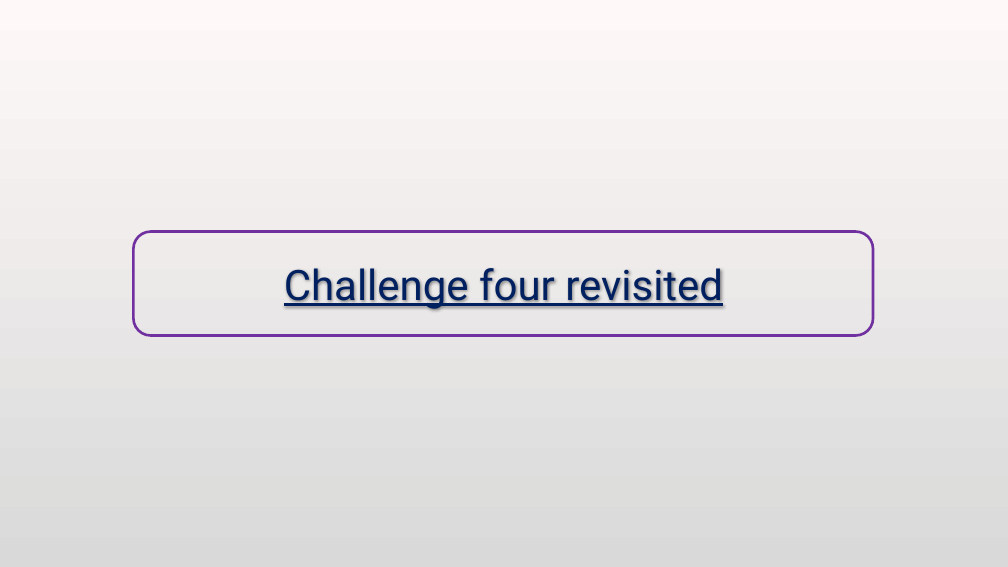
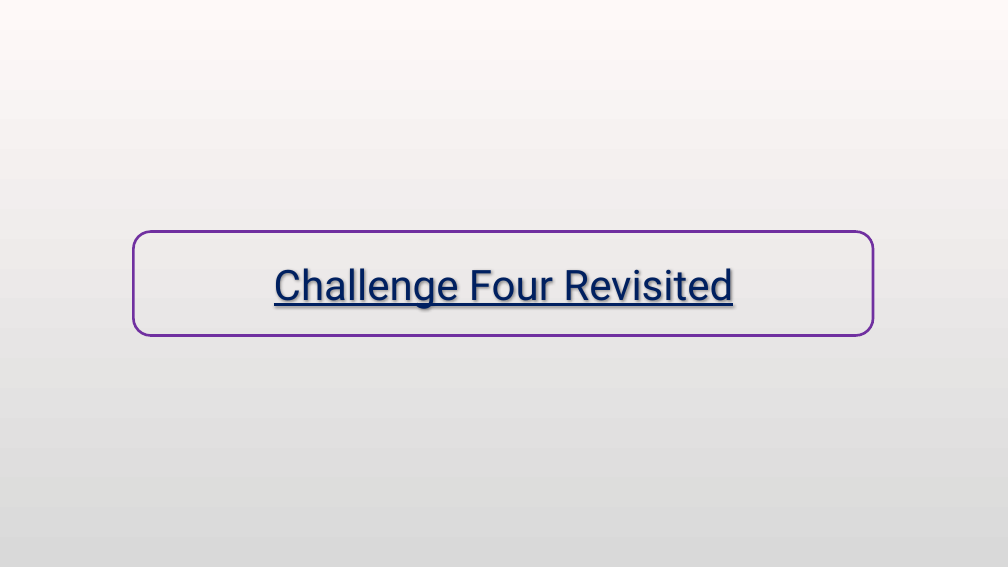
Before and after one commit to Alex-Hill94/Alex-Hill94.github.io, a slide deck: slide 50 of Workshop/Intro_to_C++/WS3.pptx. Drawn at 1008x567 pixels with LibreOffice and Linux fonts; fonts in the diff are those of the drawing; background and template pictures are left out. Boxes give left, top, right and bottom in pixels: in the first picture for what was removed or moved away, otherwise in the second. Text is boxed around its words. In the diff, an @@ line names an element or a change of style, - is before the commit and + after.

```diff
--- a/Workshop/Intro_to_C++/WS3.pptx
+++ b/Workshop/Intro_to_C++/WS3.pptx
@@ title at box(274, 268, 733, 310): text changed @@
-Challenge four revisited
+Challenge Four Revisited
```
Also in this commit, not shown: 5 other slides changed, 2 other files.
